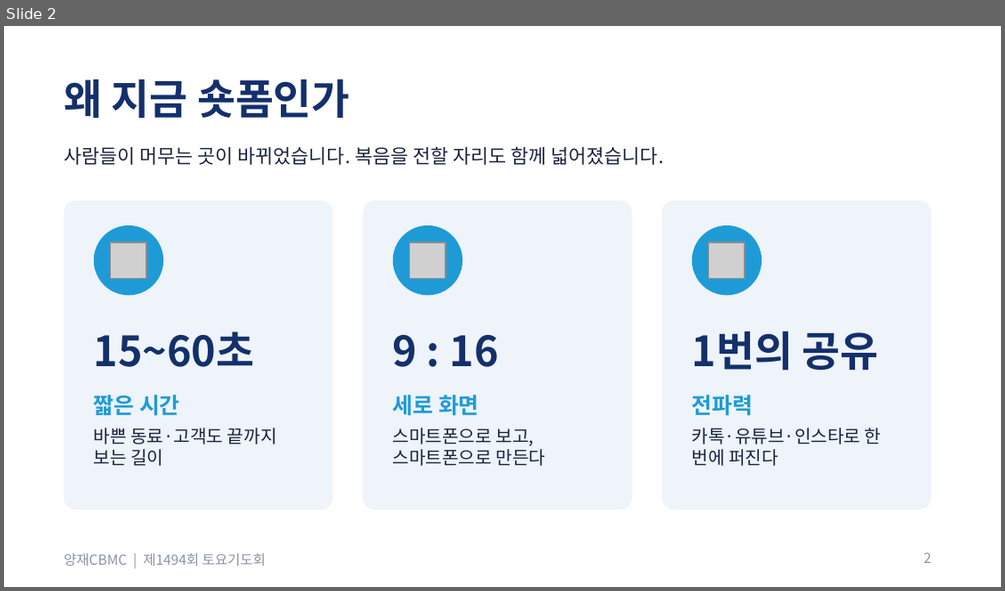
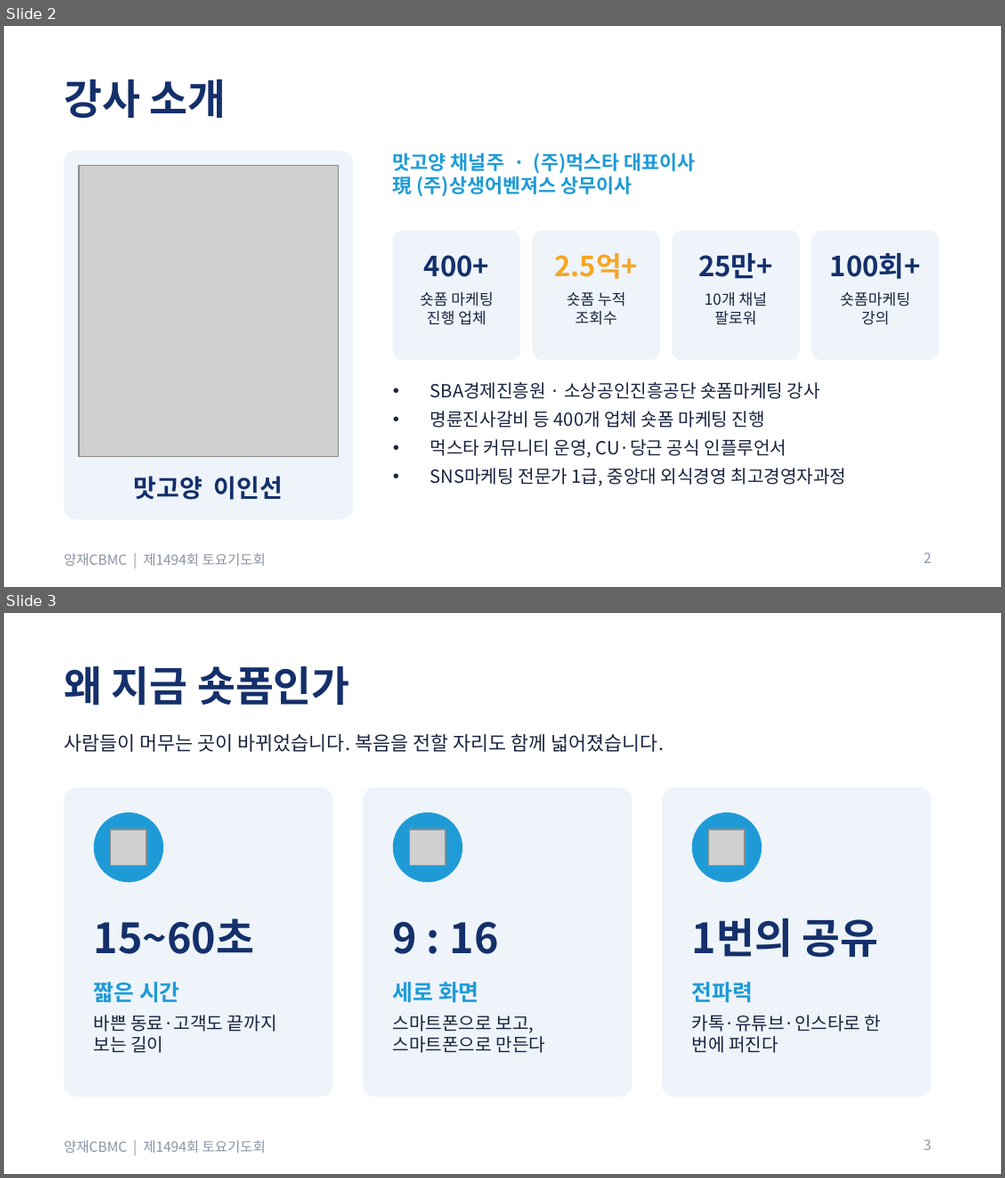
Before and after one commit to aspirinx79-crypto/cmo, a slide deck: docs/cbmc/숏폼강의_예고_20261107.pptx. Shown one above the other, each under a label of ours: slide 2 before the commit, slides 2 and 3 after it. The pictures are 1005x591 and 1005x1178 pixels, drawn with LibreOffice and Linux fonts; fonts in the diff are those of the drawing; grey boxes stand for pictures. Boxes give left, top, right and bottom in pixels: in the first picture for what was removed or moved away, otherwise in the second. Text is boxed around its words. In the diff, an @@ line names an element or a change of style, - is before the commit and + after.

```diff
--- a/docs/cbmc/숏폼강의_예고_20261107.pptx
+++ b/docs/cbmc/숏폼강의_예고_20261107.pptx
@@ slide 2 added at (4, 26, 1001, 587), background #FFFFFF; not listed: 1 template element that a slide beside it also shows @@
@@ title added at (64, 79, 226, 118), 30 pt, text #14306B, bold @@
+강사 소개
@@ rounded rectangle added at (64, 151, 353, 519), fill #EEF4FA @@
@@ text added at (393, 152, 696, 197), 14 pt, text #1E9BD7, bold @@
+맛고양 채널주 · (주)먹스타 대표이사
+現 (주)상생어벤져스 상무이사
@@ picture added at (79, 166, 338, 457) @@
@@ rounded rectangle added at (393, 231, 520, 360), fill #EEF4FA @@
@@ rounded rectangle added at (533, 231, 660, 360), fill #EEF4FA @@
@@ rounded rectangle added at (672, 231, 800, 360), fill #EEF4FA @@
@@ rounded rectangle added at (811, 231, 939, 360), fill #EEF4FA @@
@@ text added at (424, 255, 489, 277), 20 pt, text #14306B, bold @@
+400+
@@ text added at (554, 253, 638, 279), 20 pt, text #F5A623, bold @@
+2.5억+
@@ text added at (698, 253, 773, 279), 20 pt, text #14306B, bold @@
+25만+
@@ text added at (830, 253, 921, 279), 20 pt, text #14306B, bold @@
+100회+
@@ text added at (420, 292, 493, 325), 11 pt, text #1A2440 @@
+숏폼 마케팅
+진행 업체
@@ text added at (566, 292, 626, 325), 11 pt, text #1A2440 @@
+숏폼 누적
+조회수
@@ text added at (704, 292, 768, 325), 11 pt, text #1A2440 @@
+10개 채널
+팔로워
@@ text added at (840, 292, 910, 325), 11 pt, text #1A2440 @@
+숏폼마케팅
+강의
@@ text added at (430, 382, 847, 486), 13 pt, text #1A2440 @@
+• SBA경제진흥원 · 소상공인진흥공단 숏폼마케팅 강사
+• 명륜진사갈비 등 400개 업체 숏폼 마케팅 진행
+• 먹스타 커뮤니티 운영, CU·당근 공식 인플루언서
+• SNS마케팅 전문가 1급, 중앙대 외식경영 최고경영자과정
@@ text added at (134, 475, 283, 499), 18 pt, text #14306B, bold @@
+맛고양 이인선
@@ page number added at (923, 552, 931, 563), 10 pt, text #8A94A6 @@
+2
@@ what was slide 2 is now slide 3 @@
@@ page number at (923, 1139, 931, 1150): text changed @@
-2
+3
```
Also in this commit, not shown: 2 slides changed, 2 other files.
